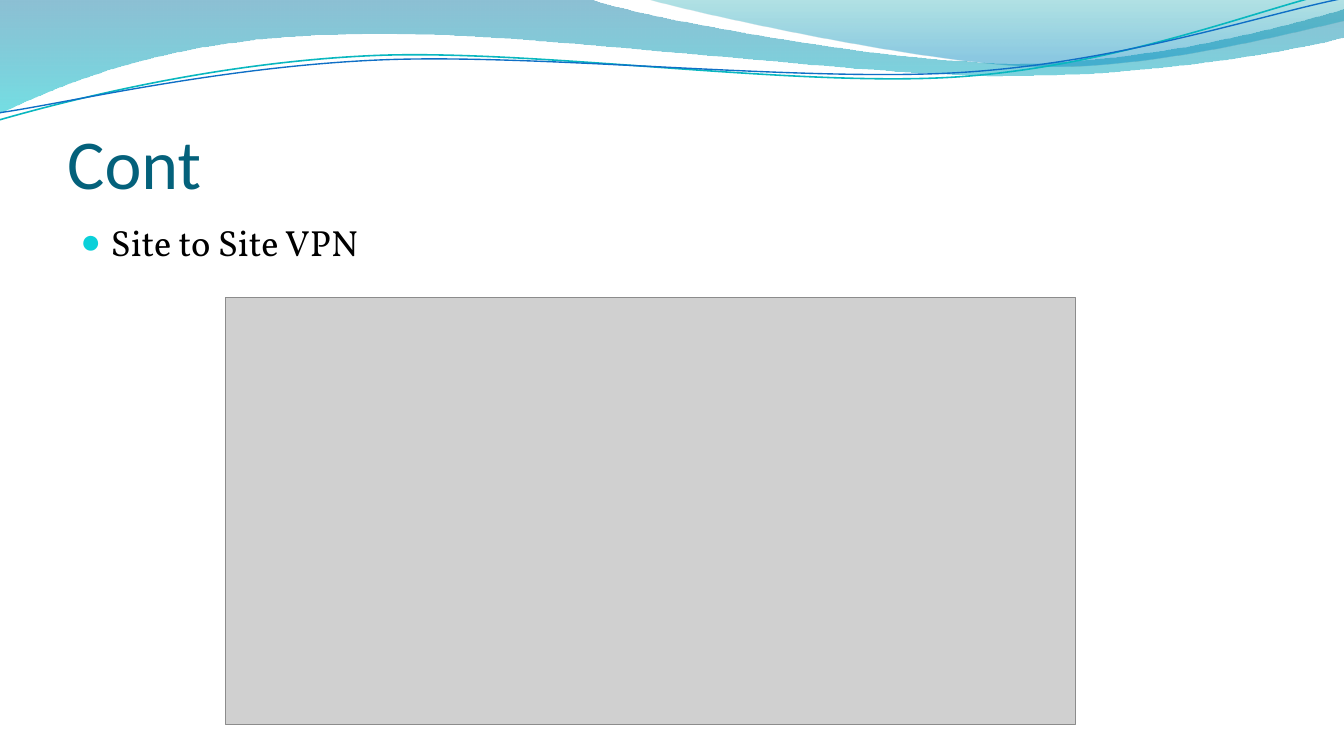
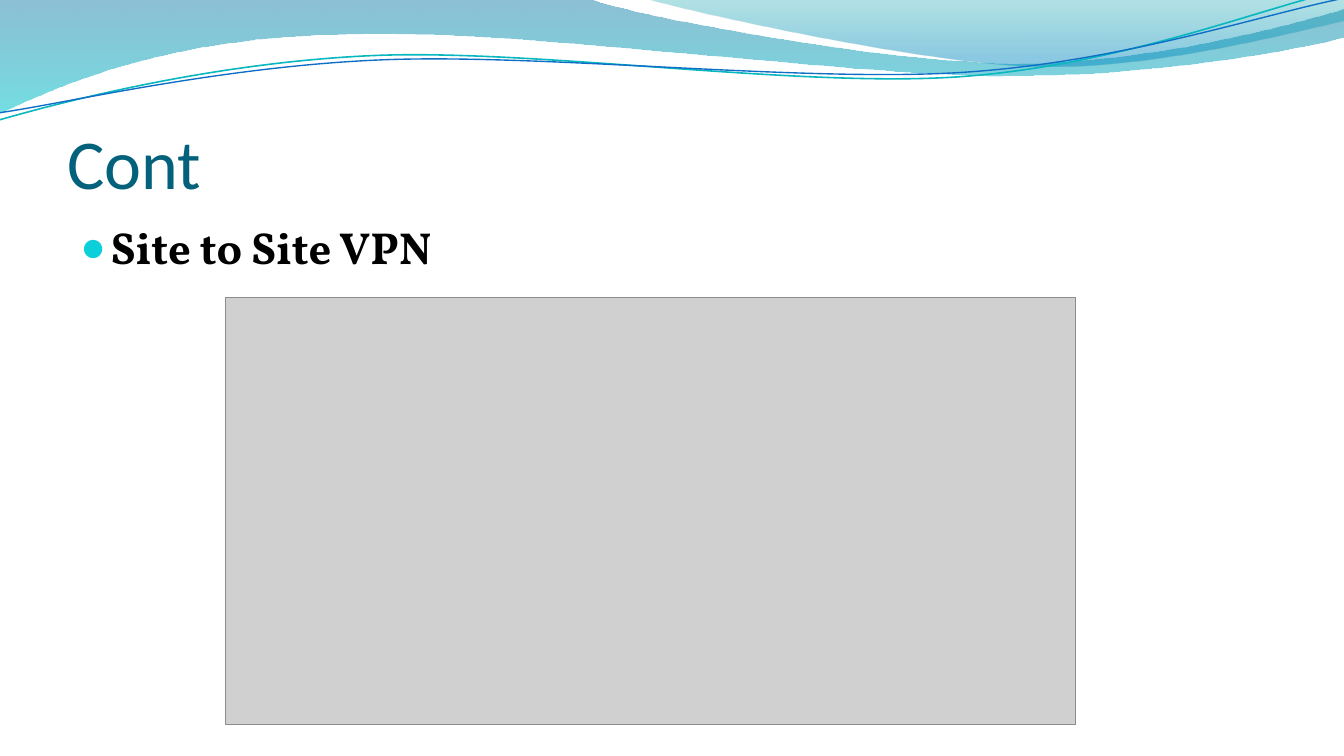
Before and after one commit to kranthimeraki/4-2-Project, a slide deck: slide 25 of Project PPts/Project Review-1 (1).pptx. Drawn at 1344x756 pixels with LibreOffice and Linux fonts; fonts in the diff are those of the drawing; grey boxes stand for pictures; background and template pictures are left out. Boxes give left, top, right and bottom in pixels: in the first picture for what was removed or moved away, otherwise in the second. Text is boxed around its words. In the diff, an @@ line names an element or a change of style, - is before the commit and + after.

```diff
--- a/Project PPts/Project Review-1 (1).pptx
+++ b/Project PPts/Project Review-1 (1).pptx
@@ text "Site to Site VPN" at (x1=111, y1=233, x2=431, y2=265): size 19.5 to 24 pt, bold on @@
```
Also in this commit, not shown: 2 other slides changed, 3 slides added, 1 slide removed, 29 other files.
